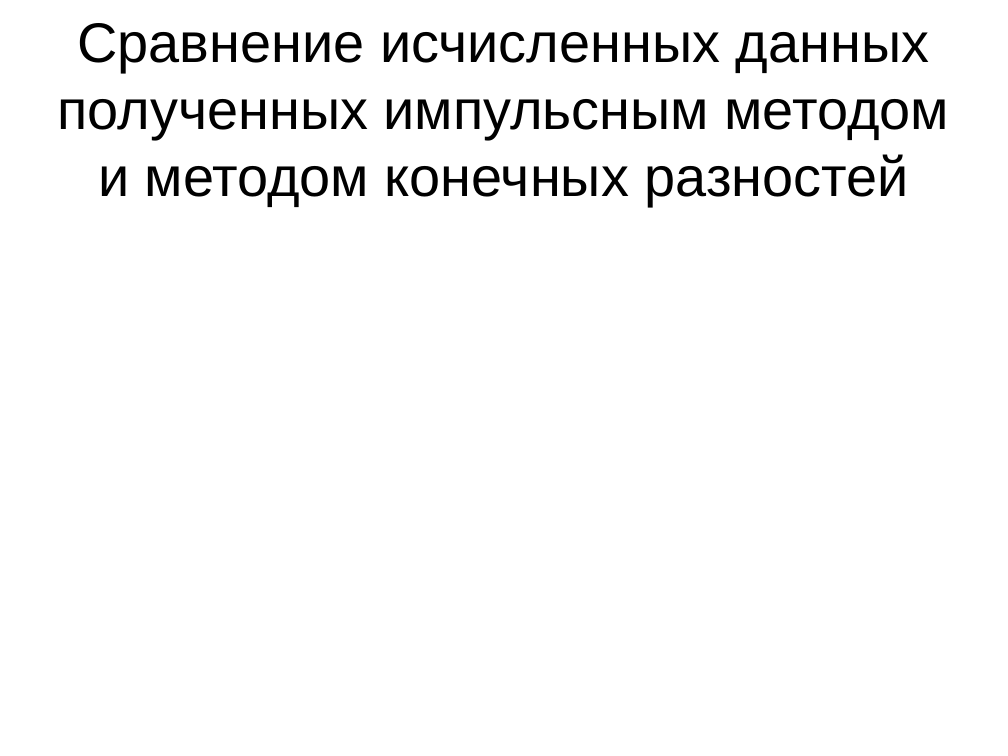
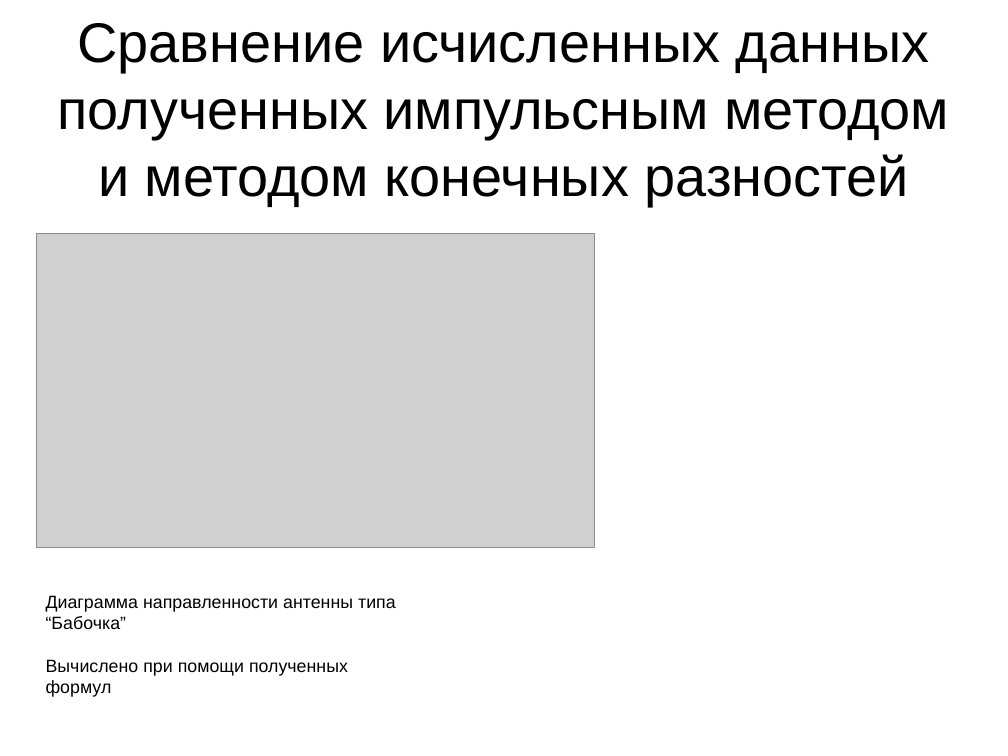
Before and after one commit to demanxd/Disser, a slide deck: slide 11 of Presentaition.odp. Drawn at 1008x756 pixels with LibreOffice and Linux fonts; fonts in the diff are those of the drawing; grey boxes stand for pictures. Boxes give left, top, right and bottom in pixels: in the first picture for what was removed or moved away, otherwise in the second. Text is boxed around its words. In the diff, an @@ line names an element or a change of style, - is before the commit and + after.

```diff
--- a/Presentaition.odp
+++ b/Presentaition.odp
@@ picture added at box(37, 234, 595, 548) @@
@@ text added at box(46, 595, 396, 697), 14 pt, text #000000 @@
+Диаграмма направленности антенны типа “Бабочка”
+Вычислено при помощи полученных формул
```
Also in this commit, not shown: 2 other slides changed, 2 other files.
